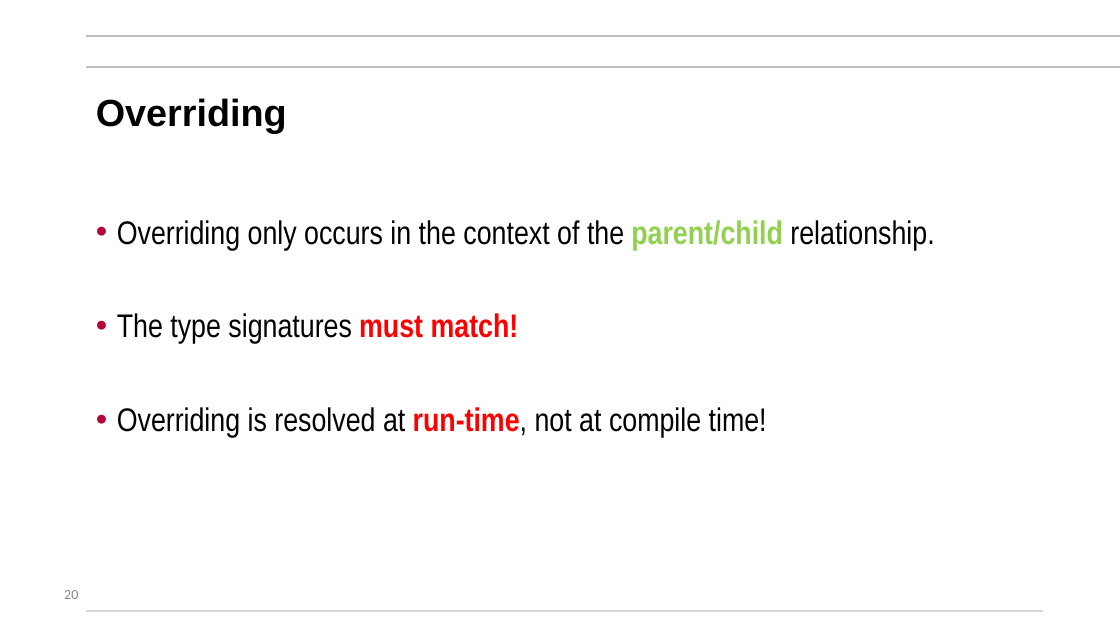
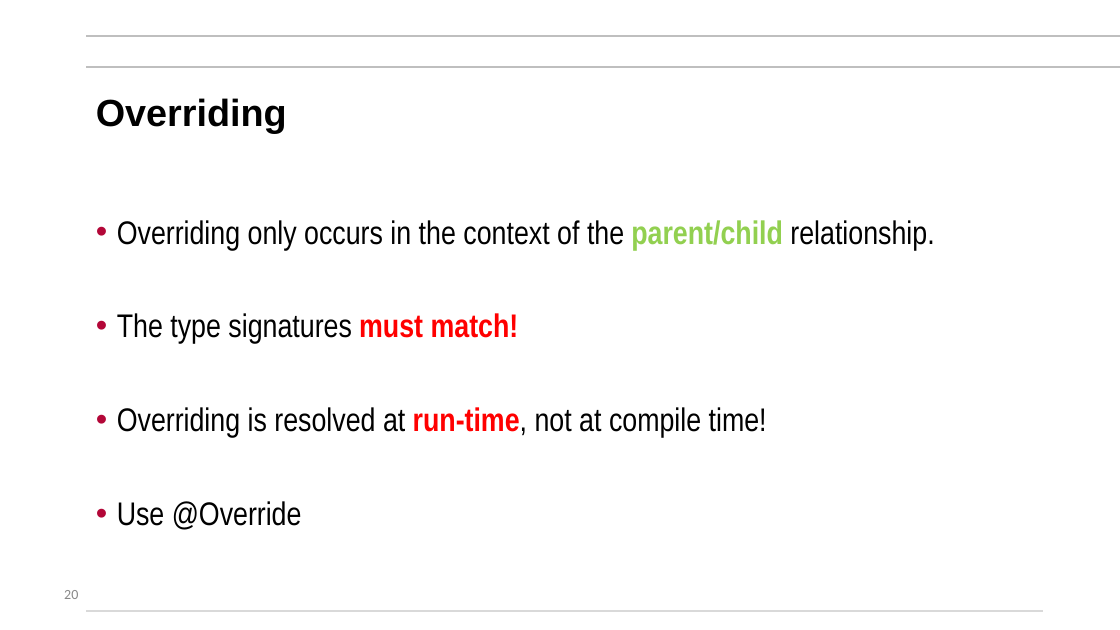
Before and after one commit to mikegrace2/CSEN160-Fall2026-Course-Website, a slide deck: slide 20 of lectures/Week05_ChainingFinalOverload_Generics/1_ConstructorChainingFinalMethodsClassesOverloading_V4.pptx. Drawn at 1120x630 pixels with LibreOffice and Linux fonts; fonts in the diff are those of the drawing; background and template pictures are left out. Boxes give left, top, right and bottom in pixels: in the first picture for what was removed or moved away, otherwise in the second. Text is boxed around its words. In the diff, an @@ line names an element or a change of style, - is before the commit and + after.

```diff
--- a/lectures/Week05_ChainingFinalOverload_Generics/1_ConstructorChainingFinalMethodsClassesOverloading_V4.pptx
+++ b/lectures/Week05_ChainingFinalOverload_Generics/1_ConstructorChainingFinalMethodsClassesOverloading_V4.pptx
@@ text at (x1=117, y1=501, x2=302, y2=530): paragraph added @@
+• Use @Override
```
Also in this commit, not shown: 5 other slides changed.
